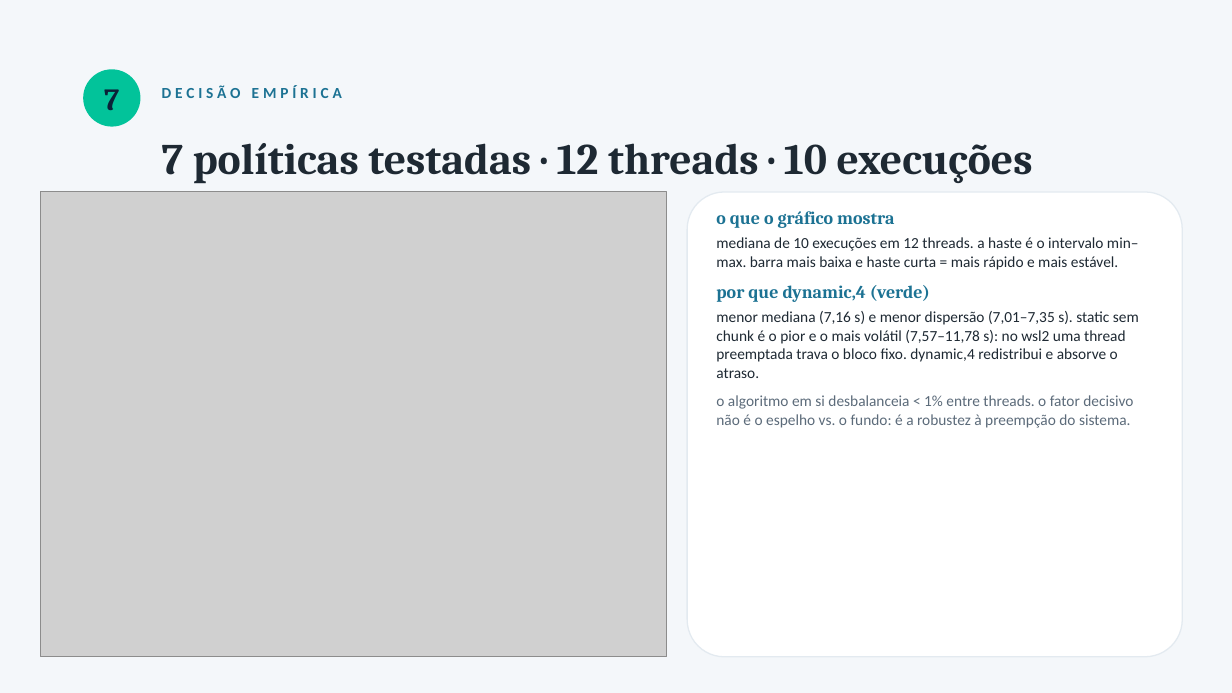
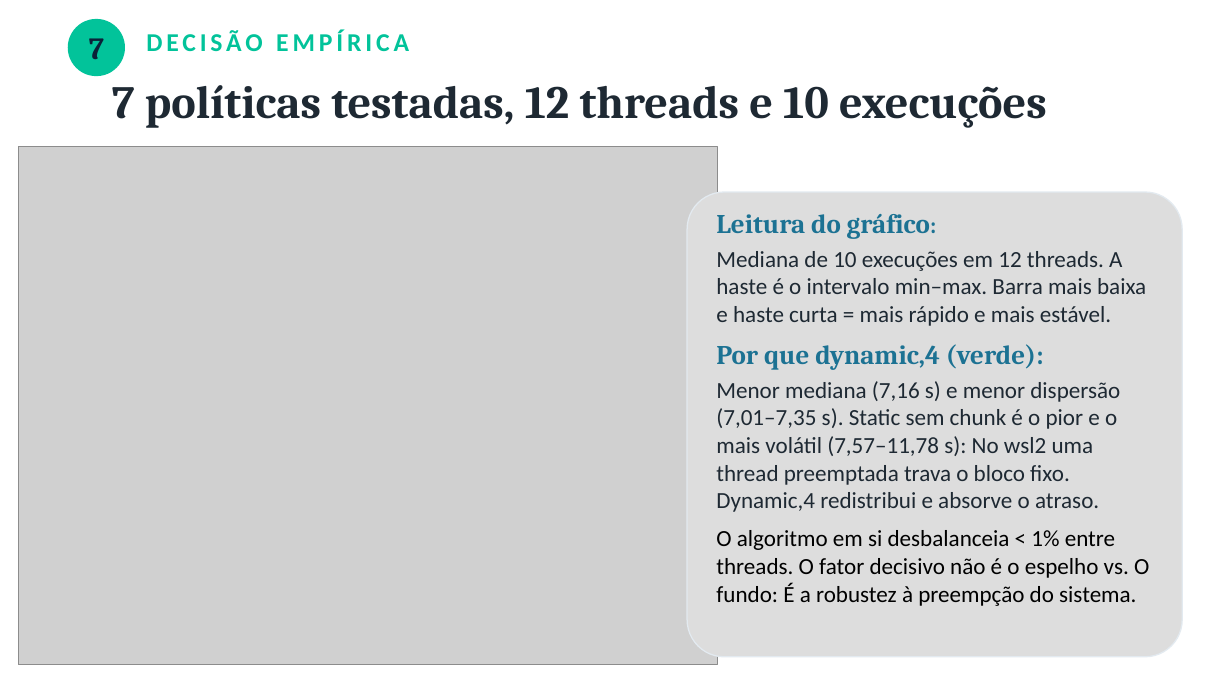
Before and after one commit to bengo501/T1-CompPar-ParalelizacaoDeUmaAplicacaoComOpenMP-, a slide deck: slide 8 of apresentacao/Apresentacao_T1_OpenMP.pptx. Drawn at 1232x693 pixels with LibreOffice and Linux fonts; fonts in the diff are those of the drawing; grey boxes stand for pictures. Boxes give left, top, right and bottom in pixels: in the first picture for what was removed or moved away, otherwise in the second. Text is boxed around its words. In the diff, an @@ line names an element or a change of style, - is before the commit and + after.

```diff
--- a/apresentacao/Apresentacao_T1_OpenMP.pptx
+++ b/apresentacao/Apresentacao_T1_OpenMP.pptx
@@ background #F4F7FA to #FFFFFF @@
@@ 2 texts, 1 ellipse: place and size @@
-2 texts, 1 ellipse at (83,69,342,127)
+2 texts, 1 ellipse at (67,18,409,76)
@@ text "DECISÃO EMPÍRICA" at (146,30,409,51): size 12 to 20 pt, text colour #1C7293 to #02C39A @@
@@ text at (112,85,1047,128): text changed; size 34 to 36 pt @@
-7 políticas testadas · 12 threads · 10 execuções
+7 políticas testadas, 12 threads e 10 execuções
@@ picture: place and size @@
-picture at (41,192,667,657)
+picture at (18,146,718,665)
@@ rounded rectangle at (688,192,1183,657): fill #FFFFFF to #DDDDDD @@
@@ text at (716,214,1149,606): text changed; size 12 to 18 pt @@
-o que o gráfico mostra
-mediana de 10 execuções em 12 threads. a haste é o intervalo min–max. barra mais baixa e haste curta = mais rápido e mais estável.
-por que dynamic,4 (verde)
-menor mediana (7,16 s) e menor dispersão (7,01–7,35 s). static sem chunk é o pior e o mais volátil (7,57–11,78 s): no wsl2 uma thread preemptada trava o bloco fixo. dynamic,4 redistribui e absorve o atraso.
-o algoritmo em si desbalanceia < 1% entre threads. o fator decisivo não é o espelho vs. o fundo: é a robustez à preempção do sistema.
+Leitura do gráfico:
+Mediana de 10 execuções em 12 threads. A haste é o intervalo min–max. Barra mais baixa e haste curta = mais rápido e mais estável.
+Por que dynamic,4 (verde):
+Menor mediana (7,16 s) e menor dispersão (7,01–7,35 s). Static sem chunk é o pior e o mais volátil (7,57–11,78 s): No wsl2 uma thread preemptada trava o bloco fixo. Dynamic,4 redistribui e absorve o atraso.
+O algoritmo em si desbalanceia < 1% entre threads. O fator decisivo não é o espelho vs. O fundo: É a robustez à preempção do sistema.
```
Also in this commit, not shown: 10 other slides changed, 2 other files.
